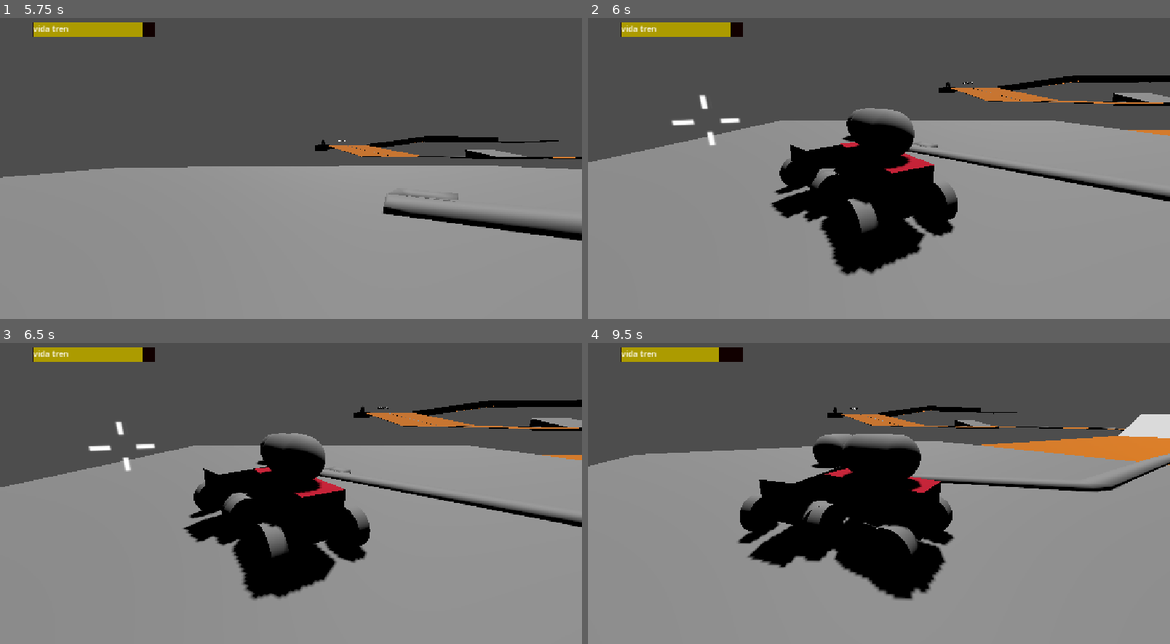
Above: before the commit, frames 1-4 (two rows, left to right).
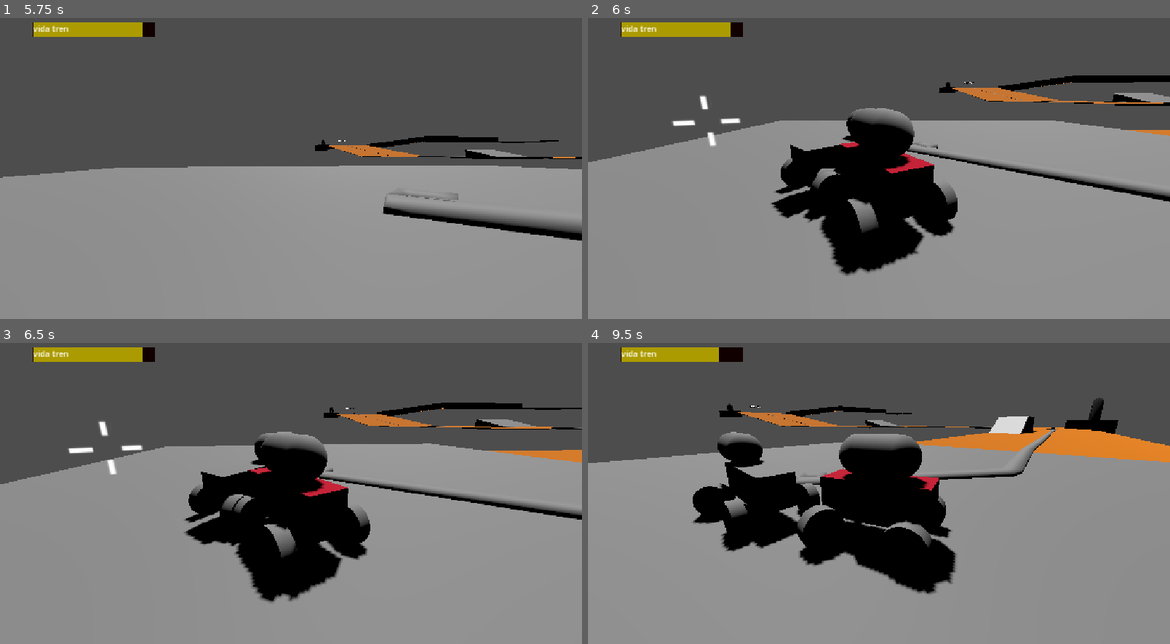
Above: after the commit, the same moments.

Repository: MauroEscalante-Hub/Linea-San-Gnomo
Game: Godot game, scene res://Escenas/grayboxing/grayboxing_escenario1.tscn
Same seed, same stepped clock (60 frames per second), same inputs: the game is played once before the commit and once after it.
Inputs (mouse positions are in pixels of both pictures, inside the frame that each line leads up to):
- Up to frame 1 (5.75 s): move the mouse to (419, 138) at 0.52 s; hold D (derecha) 0.53-1.28 s; right-click (419, 138) at 0.6 s; move the mouse to (174, 171) at 1.27 s; hold A (izquierda) 1.28-2.03 s; tap E (cambiar_de_auto) at 1.35 s; move the mouse to (349, 84) at 2.02 s; hold D (derecha) 2.03-2.78 s; tap Space (daño) at 2.1 s; move the mouse to (261, 219) at 2.77 s; hold W (avanzar) 2.78-3.53 s; click (261, 219) at 2.85 s; move the mouse to (465, 204) at 3.52 s; hold A (izquierda) from 3.53 s (still down); tap S (frenar) at 3.6 s; move the mouse to (116, 105) at 4.27 s; tap Middle mouse button (gancho) at 4.35 s; move the mouse to (320, 156) at 5.02 s; right-click (320, 156) at 5.1 s
- Up to frame 2 (6 s): move the mouse to (791, 72) at 5.77 s; release A (izquierda) at 5.78 s; hold D (derecha) from 5.78 s (still down); tap E (cambiar_de_auto) at 5.85 s
- Up to frame 3 (6.5 s): keep holding D (derecha)
- Up to frame 4 (9.5 s): move the mouse to (1007, 463) at 6.52 s; release D (derecha) at 6.53 s; hold W (avanzar) 6.53-7.28 s; tap Space (daño) at 6.6 s; move the mouse to (762, 496) at 7.27 s; hold D (derecha) 7.28-8.03 s; click (762, 496) at 7.35 s; move the mouse to (937, 409) at 8.02 s; hold A (izquierda) from 8.03 s (still down); tap S (frenar) at 8.1 s; move the mouse to (849, 544) at 8.77 s; tap Middle mouse button (gancho) at 8.85 s

Frame 1 is identical in both runs. In frame 2, 0.3% of the frame differs, in the area x 4-100%, y 19-86%; in frame 3, 6.7%; in frame 4, 12%, in the area x 0-100%, y 18-86%.

Commit message:
volviendo componente el seguimiento del enemigo
se volvio componente, movimiento automatico del enemigo, para trabajar un poco mas sencillo

Diff:
--- a/Escenas/enemigos/enemigo_base.gd
+++ b/Escenas/enemigos/enemigo_base.gd
@@ -13,6 +13,7 @@
 @onready var engine_power = 25.0
 @onready var arma_ = $Arma
 @onready var arma_de_jugador = $Arma_de_jugador
+@onready var mov_auto = $Mov_Auto
 
 func _ready() -> void:
 	area_del_vehiculo.vehiculo_encontrado.connect(_on_vehiculo_encontrado)
@@ -20,25 +21,6 @@
 	if start_as_player:
 		GameManager.set_player(self)
 
-func _physics_process(delta: float):
-	var objetivo = GameManager.current_player
-	if not is_instance_valid(objetivo) or objetivo == self:
-		engine_force = 0.0
-		return
-	seguimiento(self, objetivo, delta)
-
-func seguimiento(looker: Node3D, target: Node3D, delta):
-	var forward_2d = Vector2(-global_transform.basis.z.x, -global_transform.basis.z.z).normalized()
-	var target_direccion_global = (target.global_position - looker.global_position)
-	var direccion2d = Vector2(target_direccion_global.x , target_direccion_global.z).normalized()
-	var differencia_angulo_radianes = forward_2d.angle_to(direccion2d)
-	var dot_point = forward_2d.dot(direccion2d)
-	if dot_point > 0:
-		steering_lerp = lerp(steering, clamp(-differencia_angulo_radianes , -1.0 , 1.0), velocidad_de_giro * delta)
-	elif dot_point <= 0:
-		steering_lerp = lerp(steering, 1.0, 1 * delta)
-	steering = move_toward(steering, steering_lerp, 1 * delta)
-	engine_force = 2 * engine_power
 
 func become_player() -> void:
 	control_del_jugador.activate()
@@ -47,7 +29,7 @@
 	gancho.activate()
 	arma_.desactivate()
 	arma_de_jugador.activate()
-
+	mov_auto._desactivate()
 
 func become_npc() -> void:
 	control_del_jugador.deactivate()
@@ -56,6 +38,7 @@
 	gancho.desactivate()
 	arma_.activate()
 	arma_de_jugador.desactivate()
+	mov_auto._activate()
 
 func _on_vehiculo_encontrado(nuevo_auto: VehicleBody3D) -> void:
 	control_del_jugador.nuevo_vehiculo = nuevo_auto
--- a/Escenas/enemigos/enemigo_base.tscn
+++ b/Escenas/enemigos/enemigo_base.tscn
@@ -9,6 +9,7 @@
 [ext_resource type="PackedScene" uid="uid://cu0nveryf7yao" path="res://escenas/componentes/gancho/soga.tscn" id="8_nvaha"]
 [ext_resource type="PackedScene" uid="uid://db0xp4k6m2u8a" path="res://escenas/componentes/arma/arma.tscn" id="8_qt12g"]
 [ext_resource type="PackedScene" uid="uid://w5tekxfxwx1x" path="res://escenas/componentes/arma/arma_de_jugador.tscn" id="9_f01sq"]
+[ext_resource type="PackedScene" uid="uid://b8n8hfvv4ppl1" path="res://escenas/componentes/movimiento_automatico/mov_auto.tscn" id="10_eml4n"]
 
 [sub_resource type="StandardMaterial3D" id="StandardMaterial3D_cqhb5"]
 albedo_color = Color(0.7952375, 0, 0.17623618, 1)
@@ -118,3 +119,6 @@
 
 [node name="Arma_de_jugador" parent="." unique_id=396609384 instance=ExtResource("9_f01sq")]
 transform = Transform3D(1, 0, 0, 0, 1, 0, 0, 0, 1, 0, 1.0233383, 0)
+
+[node name="Mov_Auto" parent="." unique_id=1749187415 node_paths=PackedStringArray("player") instance=ExtResource("10_eml4n")]
+player = NodePath("..")
--- a/Escenas/jugador/jugador.tscn
+++ b/Escenas/jugador/jugador.tscn
@@ -10,6 +10,7 @@
 [ext_resource type="PackedScene" uid="uid://cu0nveryf7yao" path="res://escenas/componentes/gancho/soga.tscn" id="8_i2ues"]
 [ext_resource type="PackedScene" uid="uid://w5tekxfxwx1x" path="res://escenas/componentes/arma/arma_de_jugador.tscn" id="9_mnegl"]
 [ext_resource type="PackedScene" uid="uid://pka07c3fe5jd" path="res://escenas/componentes/vida/vida.tscn" id="10_j2gbx"]
+[ext_resource type="PackedScene" uid="uid://b8n8hfvv4ppl1" path="res://escenas/componentes/movimiento_automatico/mov_auto.tscn" id="11_0ug0u"]
 
 [sub_resource type="BoxMesh" id="BoxMesh_u5bk5"]
 size = Vector3(1, 1, 1.8329468)
@@ -117,3 +118,6 @@
 player = NodePath("..")
 
 [node name="Vida" parent="." unique_id=2126800800 instance=ExtResource("10_j2gbx")]
+
+[node name="Mov_Auto" parent="." unique_id=1749187415 node_paths=PackedStringArray("player") instance=ExtResource("11_0ug0u")]
+player = NodePath("..")
--- /dev/null
+++ b/escenas/componentes/movimiento_automatico/mov_auto.gd
@@ -0,0 +1,38 @@
+class_name Com_Mov_Automatico
+extends Node3D
+
+@export var player: VehicleBody3D
+var steering_lerp = 3
+var velocidad_de_giro = 5
+var engine_power = 25.0
+# Called when the node enters the scene tree for the first time.
+func _ready():
+	if player == null and get_parent() is VehicleBody3D:
+		player = get_parent() as VehicleBody3D
+
+func _activate():
+	set_physics_process(true)
+
+func _desactivate():
+	set_physics_process(false)
+
+# Called every frame. 'delta' is the elapsed time since the previous frame.
+func _physics_process(delta):
+	var objetivo = GameManager.current_player
+	if not is_instance_valid(objetivo) or objetivo == self:
+		player.engine_force = 0.0
+		return
+	seguimiento(self, objetivo, delta)
+
+func seguimiento(looker: Node3D, target: Node3D, delta):
+	var forward_2d = Vector2(-global_transform.basis.z.x, -global_transform.basis.z.z).normalized()
+	var target_direccion_global = (target.global_position - looker.global_position)
+	var direccion2d = Vector2(target_direccion_global.x , target_direccion_global.z).normalized()
+	var differencia_angulo_radianes = forward_2d.angle_to(direccion2d)
+	var dot_point = forward_2d.dot(direccion2d)
+	if dot_point > 0:
+		steering_lerp = lerp(player.steering, clamp(-differencia_angulo_radianes , -1.0 , 1.0), velocidad_de_giro * delta)
+	elif dot_point <= 0:
+		steering_lerp = lerp(player.steering, 1.0, 1 * delta)
+	player.steering = move_toward(player.steering, steering_lerp, 1 * delta)
+	player.engine_force = 2 * engine_power
--- /dev/null
+++ b/escenas/componentes/movimiento_automatico/mov_auto.tscn
@@ -0,0 +1,6 @@
+[gd_scene format=3 uid="uid://b8n8hfvv4ppl1"]
+
+[ext_resource type="Script" uid="uid://bv2epbd0wu0al" path="res://escenas/componentes/movimiento_automatico/mov_auto.gd" id="1_frdq5"]
+
+[node name="Mov_Auto" type="Node3D" unique_id=1749187415]
+script = ExtResource("1_frdq5")
--- a/escenas/jugador/jugador.gd
+++ b/escenas/jugador/jugador.gd
@@ -10,6 +10,7 @@
 @onready var camara = $camara
 @onready var arma_de_jugador = $Arma_de_jugador
 @onready var componente_vida = $Vida
+@onready var mov_auto = $Mov_Auto
 
 
 
@@ -26,6 +27,7 @@
 	gancho.activate()
 	arma_de_jugador.activate()
 	componente_vida._activado()
+	mov_auto._desactivate()
 
 func become_npc() -> void:
 	control_del_jugador.deactivate()
@@ -34,7 +36,7 @@
 	gancho.desactivate()
 	arma_de_jugador.desactivate()
 	componente_vida._desactivado()
-
+	mov_auto._activate()
 
 func _on_vehiculo_encontrado(nuevo_auto: VehicleBody3D) -> void:
 	control_del_jugador.nuevo_vehiculo = nuevo_auto
Not shown, added: escenas/componentes/movimiento_automatico/mov_auto.gd.uid
